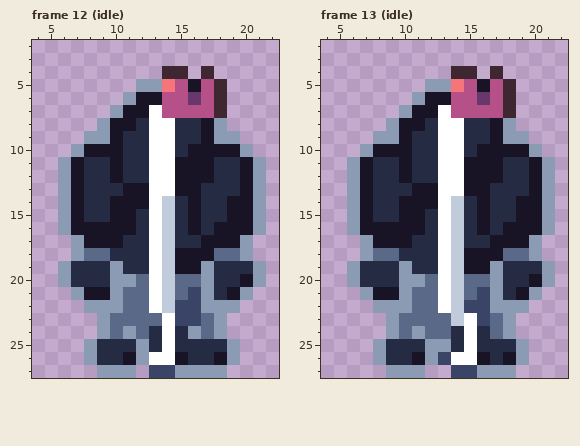
Pixel-art file -- art/minis/dog-pierre@50.aseprite. Above is the file before it was changed.
28x28 pixels, 18 frames. Shown: frame 12 (idle): x 4..22, y 2..27; frame 13 (idle): x 4..22, y 2..27.
Now the later version:
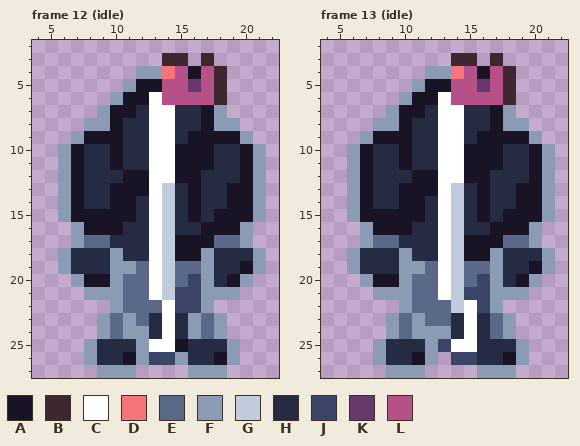
Palette (. is transparent): A #181425  B #3e2731  C #ffffff  D #f6757a  E #5a6988  F #8b9bb4  G #c0cbdc  H #262b44  J #3a4466  K #68386c  L #b55088
From the commit log: Let the dogs breathe in their idle: the body 1px higher over the middle two beats, feet planted
What changed:
Changed rows in their new state; - is an unchanged pixel.
Frame 12 (idle):
first column x 6:
 3 --------BB-B----
 4 ------FFDLALB---
 5 -----FAAL-K-----
 6 ----FA-C--L-----
 7 ---FA-H-CHHAF---
 8 --F--H-------F--
 9 -FAA------A-AAF-
10 FAHH-----A--HHAF
12 ----HAA----H----
13 ----A---GH---A--
14 ------H---------
15 --AA--------A---
16 .F---H----HA--F.
17 --EEH----AA-EE--
18 FHHHF------FHHHF
19 -----FE--EE---A-
20 .FAA-E----J--AF.
21 -.FF-----J--FF.-
22 --..---EC---..--
23 -----F-H-HF-----
24 ------F---------
25 -------C-A------
26 -------JJF------
27 -------...------
Frame 13 (idle):
first column x 6:
 3 --------BB-B----
 4 ------FFDLALB---
 5 -----FAAL-K-----
 6 ----FA-C--L-----
 7 ---FA-H-CHHAF---
 8 --F--H-------F--
 9 -FAA------A-AAF-
10 FAHH-----A--HHAF
12 ----HAA----H----
13 ----A---GH---A--
14 ------H---------
15 --AA--------A---
16 .F---H----HA--F.
17 --EEH----AA-EE--
18 FHHHF------FHHHF
19 -----FE--EE---A-
20 .FAA-E----J--AF.
21 -.FF-----J--FF.-
22 --..---E-C--..--
23 -----F--H-H-----
24 ------FF--------
25 -------JC-------
26 -------.JJH-----
27 --------..------
Changed places in both pictures, as pixel boxes (x1, y1, x2, y2):
changed: (58, 53, 266, 378)
changed: (347, 53, 555, 378)
